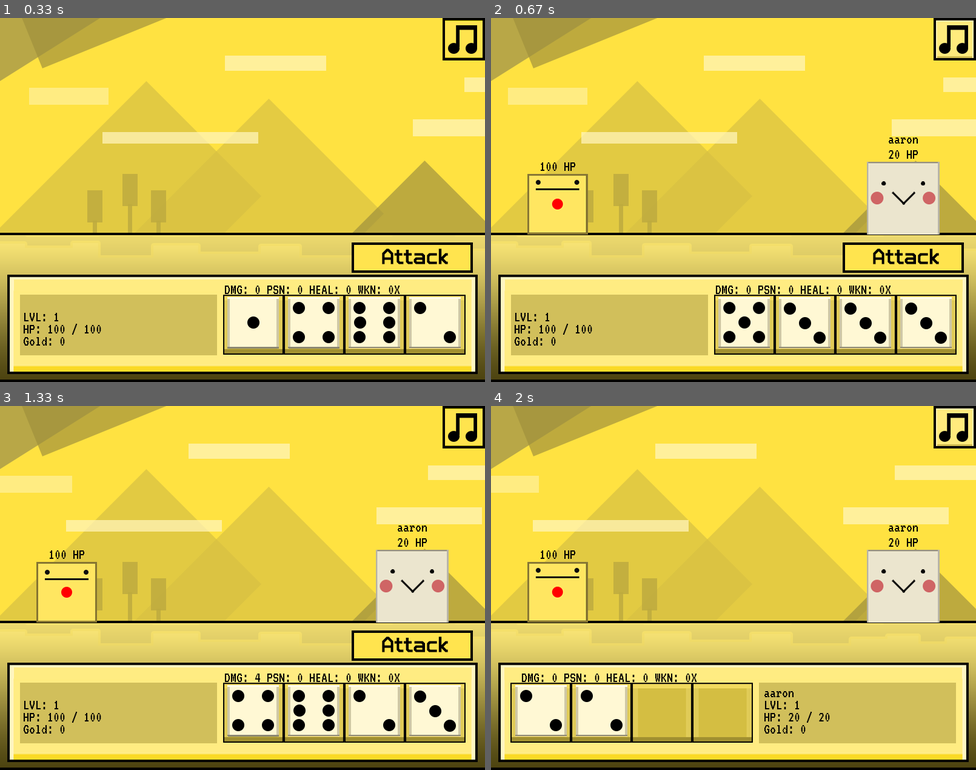
Above: before the commit, frames 1-4 (two rows, left to right).
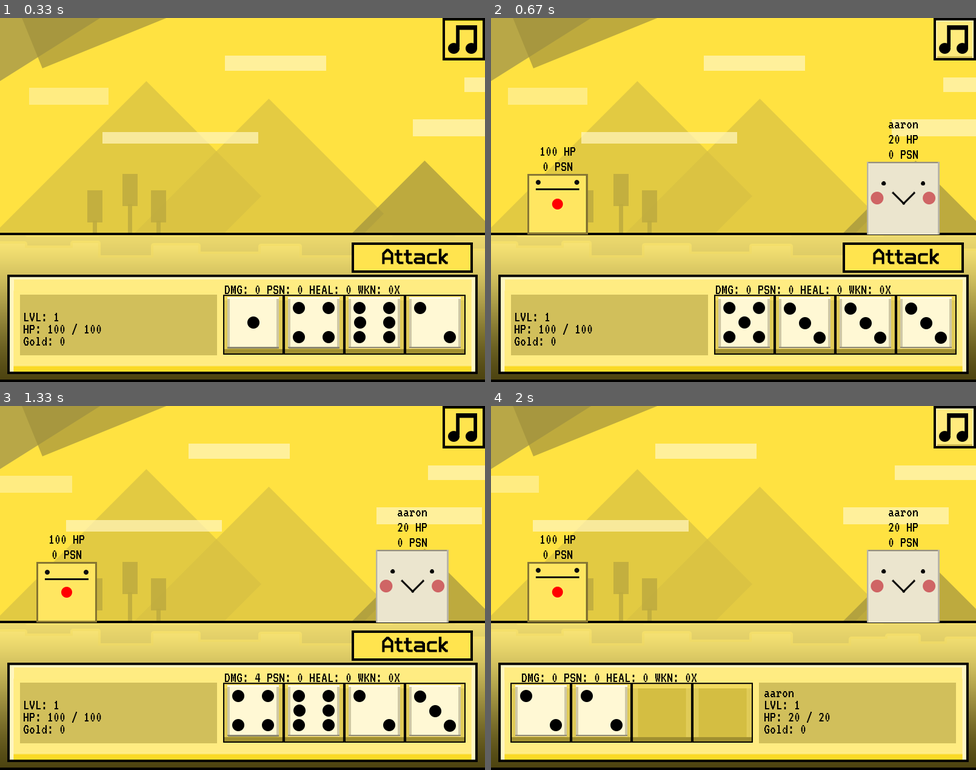
Above: after the commit, the same moments.

Repository: bloopsoup/DANGERdice
Game: pygame game, started from DANGERdice.py
The game is run twice, just before and just after one commit, with the same random seed, the same clock (stepped at 60 frames per second) and the same inputs.
Inputs (mouse positions are in pixels of both pictures, inside the frame that each line leads up to):
- Up to frame 1 (0.33 s): no input
- Up to frame 2 (0.67 s): click (956, 39) at 0.38 s
- Up to frame 3 (1.33 s): click (242, 609) at 0.72 s; click (252, 711) at 1.05 s
- Up to frame 4 (2 s): click (912, 715) at 1.38 s; click (956, 427) at 1.72 s

Frame 1 is identical in both runs. In frame 2, 0.3% of the frame differs, in the area x 10-88%, y 28-42%; in frame 3, 0.3%; in frame 4, 0.3%.

Commit message:
added status effect processing to battle

Diff:
--- a/controller/states/battle.py
+++ b/controller/states/battle.py
@@ -22,9 +22,9 @@
         self.enemy_set = create_dice_set(self.enemy.get_preference())
 
         self.player_display = Idle(load_all_sprites("player"), (0, 0), None, load_idle_animation("player"))
-        self.player_s_display = PTexts(load_all_sprites("player"), (0, 0), load_font("SS"), 2, [(0, -50), (0, -25)], True)
+        self.player_s_display = PTexts(load_all_sprites("player"), (0, 0), load_font("SS"), 3, [(0, -75), (0, -50), (0, -25)], True)
         self.enemy_display = Idle(load_all_sprites(enemy_name), (0, 0), None, load_idle_animation(enemy_name))
-        self.enemy_s_display = PTexts(load_all_sprites(enemy_name), (0, 0), load_font("SS"), 2, [(0, -50), (0, -25)], True)
+        self.enemy_s_display = PTexts(load_all_sprites(enemy_name), (0, 0), load_font("SS"), 3, [(0, -75), (0, -50), (0, -25)], True)
         self.animation_handler = AnimationHandler(self.player_display, (60, 257), self.enemy_display, (740 - self.enemy_display.get_width(), 357 - self.enemy_display.get_height()), self.command_queue)
 
         self.stat_display = PTexts([pygame.Surface((1, 1))], (38, 460), load_font("SS"), 4, [(0, 0), (0, 20), (0, 40), (0, 60)], False)
@@ -60,7 +60,6 @@
     def startup(self):
         self.setup_canvas()
         self.setup_commands()
-        music_handler.change(load_sound("zins", False))
 
     def update_components(self):
         self.update_set_on_canvas()
@@ -111,8 +110,12 @@
         """Updates the text to reflect the latest state."""
         self.player_s_display.set_position(self.player_display.get_position())
         self.player_s_display.set_text(1, "{0} HP".format(self.player.get_health()))
+        self.player_s_display.set_text(2, "{0} PSN".format(self.damage_handler.get_status(0).get_poison()))
+
         self.enemy_s_display.set_position(self.enemy_display.get_position())
         self.enemy_s_display.set_text(1, "{0} HP".format(self.enemy.get_health()))
+        self.enemy_s_display.set_text(2, "{0} PSN".format(self.damage_handler.get_status(1).get_poison()))
+
         entity = self.player if self.your_turn else self.enemy
         self.stat_display.set_texts([entity.get_name(), "LVL: {0}".format(entity.get_level()),
                                      "HP: {0} / {1}".format(entity.get_health(), entity.get_max_health()),
@@ -160,18 +163,28 @@
         self.animation_handler.rush(self.your_turn, hooks)
 
     def apply_damage(self):
-        """Applies damage to the other player and then ends the turn."""
+        """Applies damage to the other player and then apply status damage."""
         self.damage_handler.apply_damage(self.enemy if self.your_turn else self.player, 1 if self.your_turn else 0)
-        self.end_turn()
+        self.apply_status_damage()
 
     def apply_status_damage(self):
-        """Applies status damage to the turn player."""
+        """Applies damage to the turn player before ending the turn."""
+        self.canvas.delete_group(3)
+        status_idx = 0 if self.your_turn else 1
+        if self.damage_handler.has_status_damage(status_idx):
+            self.damage_handler.apply_s_damage(self.player if self.your_turn else self.enemy, status_idx)
+            music_handler.play_sfx(load_sound("poison", True))
+            self.command_queue.add([TimerCommand(1, self.end_turn)])
+        else:
+            self.end_turn()
 
     def end_battle(self):
         """Ends the battle when the player wins."""
-        self.reward_display.set_text(0, "You won!")
+        msg = "You won!" if self.enemy.is_dead() else "Ouch."
+        destination = "player_menu" if self.enemy.is_dead() else "game_over"
+        self.reward_display.set_text(0, msg)
         music_handler.play_sfx(load_sound("good", True))
-        self.command_queue.add([TimerCommand(2, lambda: self.to("player_menu"))])
+        self.command_queue.add([TimerCommand(2, lambda: self.to(destination))])
 
     def switch_turn(self):
         """Switches to the other player's turn."""
@@ -179,7 +192,6 @@
         self.player_set.reset_dice()
         self.enemy_set.reset_dice()
         self.damage_handler.reset()
-        self.canvas.delete_group(3)
         self.switch_hud()
         self.enable_hud()
         self.queue_ai_action()
@@ -191,7 +203,7 @@
             music_handler.play_sfx(load_sound("roll", True))
         if result == 0:
             music_handler.play_sfx(load_sound("one", True))
-            self.popup_notice("rolled_one", self.end_turn)
+            self.popup_notice("rolled_one", self.apply_status_damage)
         elif dice_set.needs_reset():
             music_handler.play_sfx(load_sound("good", True))
             self.popup_notice("refresh", lambda: self.reset_rolls(dice_set))
@@ -201,9 +213,11 @@
 
     def end_turn(self):
         """Ends the turn where the next step depends on if the other player is defeated."""
-        self.disable_hud()
-        target = self.enemy if self.your_turn else self.player
-        if not target.is_dead():
+        src, target = self.player if self.your_turn else self.enemy, self.enemy if self.your_turn else self.player
+        if target.is_dead():
+            src.try_revive()
+            self.animation_handler.scavenge(self.your_turn, self.end_battle)
+        elif src.is_dead():
+            self.animation_handler.scavenge(not self.your_turn, self.end_battle)
+        else:
             self.switch_turn()
-        else:
-            self.animation_handler.scavenge(self.your_turn, self.end_battle)
--- a/controller/utils/damage_handler.py
+++ b/controller/utils/damage_handler.py
@@ -8,6 +8,10 @@
         self.poison = 0
         self.blessed = 0
         self.weaken = 0
+
+    def get_poison(self) -> int:
+        """Gets the poison."""
+        return self.poison
 
     def add_poison(self, amount: int):
         """Increases poison."""
@@ -48,6 +52,10 @@
     def __str__(self):
         return "DMG: {0} PSN: {1} HEAL: {2} WKN: {3}X".format(self.damage, self.poison, self.heal, self.weaken)
 
+    def get_status(self, i: int) -> Status:
+        """Returns the ith status."""
+        return self.statuses[i]
+
     def get_damage(self) -> int:
         """Returns the damage."""
         return self.damage
@@ -86,6 +94,20 @@
         """Is there damage present?"""
         return self.damage > 0 or self.heal > 0 or self.poison > 0 or self.weaken > 0
 
+    def has_status_damage(self, i: int):
+        """Is there status damage present in the ith status?"""
+        status = self.statuses[i]
+        return status.get_poison() > 0
+
+    def apply_s_damage(self, target: Enemy, i: int):
+        """Applies status damage from the ith status to target. Returns True
+           if it did apply damage."""
+        status = self.statuses[i]
+        if status.get_poison() > 0:
+            target.subtract_health(status.get_poison())
+            status.subtract_poison(1)
+        target.try_die()
+
     def apply_damage(self, target: Enemy, i: int):
         """Applies the damage to target and ith Status."""
         status = self.statuses[i]
--- a/entities/enemies/enemy.py
+++ b/entities/enemies/enemy.py
@@ -76,9 +76,11 @@
         if self.health <= 0:
             self.dead = True
 
-    def die(self):
-        """Kills the enemy. All status elements are removed first."""
-        self.dead = True
+    def try_revive(self):
+        """Tries to revive the enemy to one health if they died."""
+        if self.dead:
+            self.dead = False
+            self.health = 1
 
     def revive(self):
         """Revives the enemy."""
--- a/gui/commands/animation_handler.py
+++ b/gui/commands/animation_handler.py
@@ -20,7 +20,7 @@
 
     def scavenge(self, a_run: bool, hook):
         """Adds a command where one element rises up while the other element runs to its position."""
-        run, rise = self.a if a_run else self.b, self.b if a_run else self.b
+        run, rise = self.a if a_run else self.b, self.b if a_run else self.a
         run_start, rise_start = self.a_start if a_run else self.b_start, self.b_start if a_run else self.a_start
         self.queue.add([MoveCommand(rise, (0, 10), rise_start, (rise_start[0], rise_start[1] - 600), None)])
         self.queue.add([MoveCommand(run, (6, 0), run_start, (rise_start[0], run_start[1]), None)])
